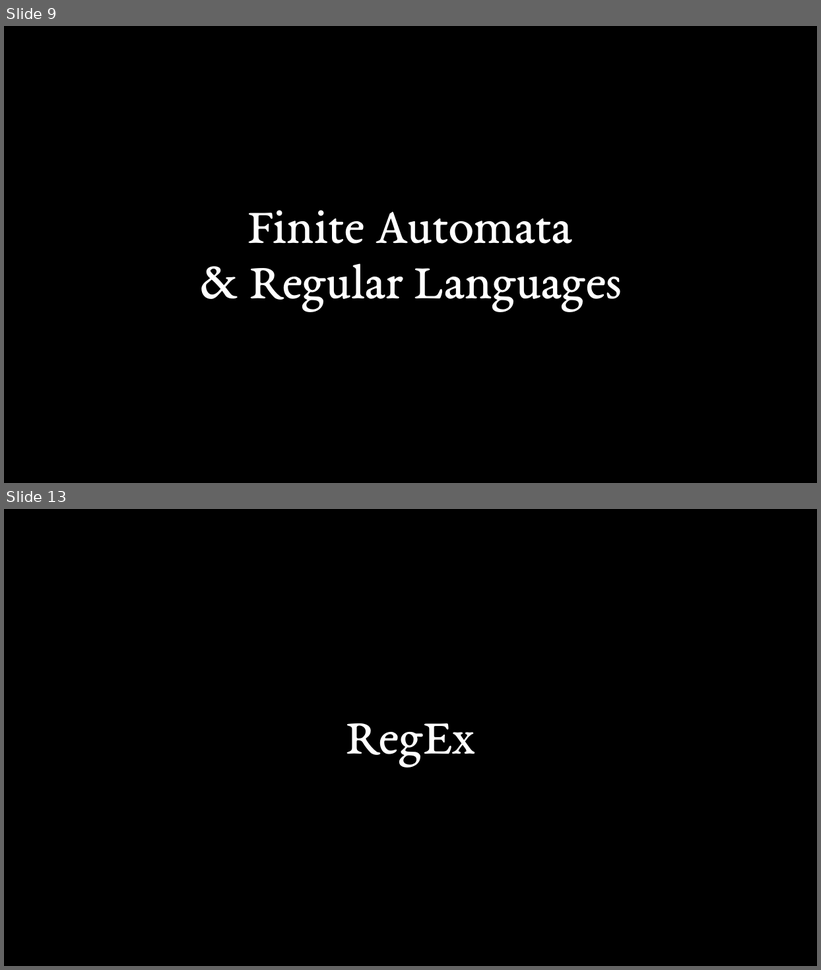
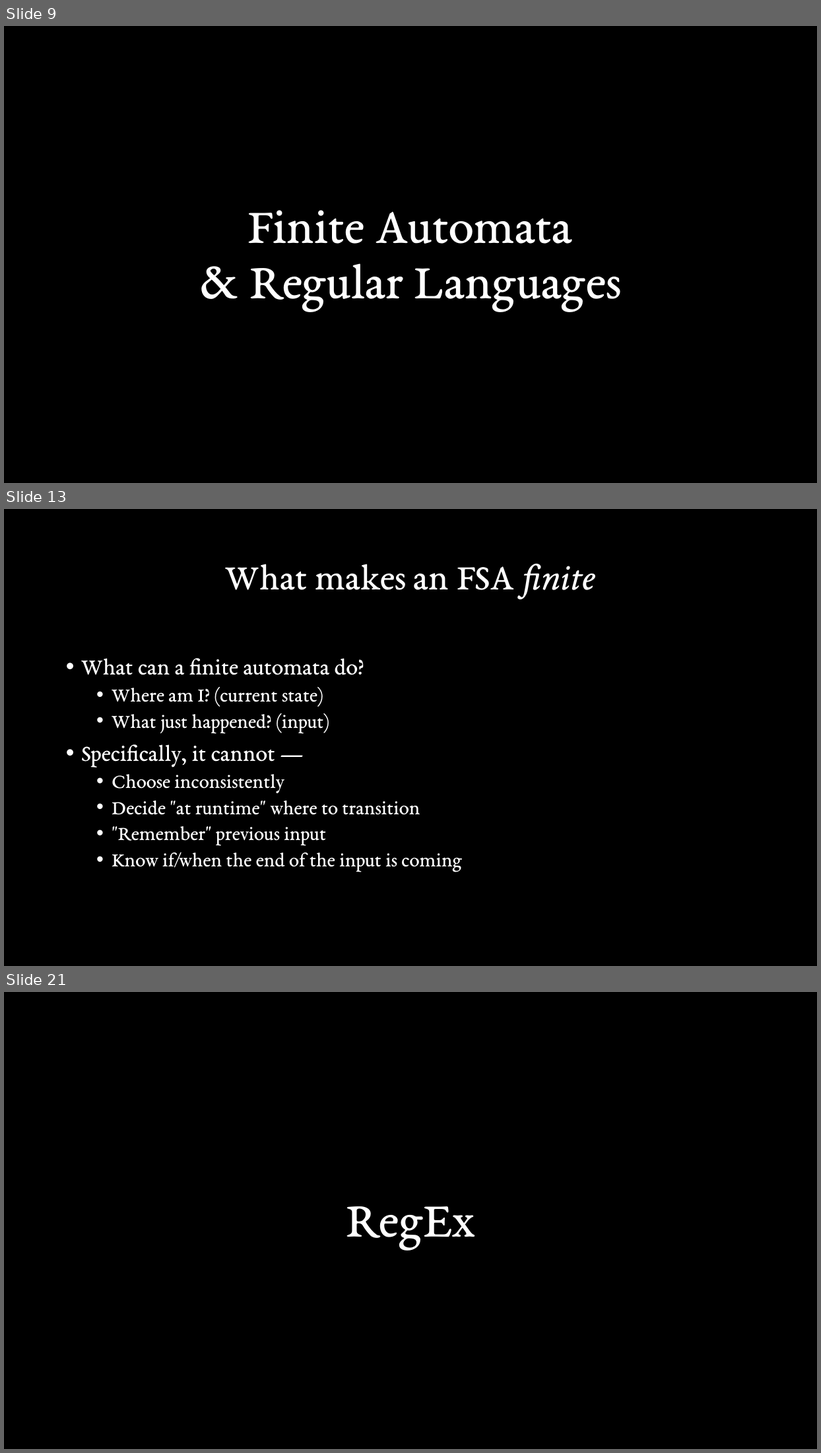
Before and after one commit to Stirling-USCC/state-machines-workshop, a slide deck: Presentation.pptx. Shown one above the other, each under a label of ours: slides 9 and 13 before the commit, slides 9, 13 and 21 after it; the slides between them are not shown. The pictures are 821x970 and 821x1453 pixels, drawn with LibreOffice and Linux fonts; fonts in the diff are those of the drawing. Boxes give left, top, right and bottom in pixels: in the first picture for what was removed or moved away, otherwise in the second. Text is boxed around its words. In the diff, an @@ line names an element or a change of style, - is before the commit and + after.

```diff
--- a/Presentation.pptx
+++ b/Presentation.pptx
@@ slide 13 added at [4, 509, 817, 966], background #000000 @@
@@ title added at [226, 563, 595, 599], 44 pt, text #FFFFFF @@
+What makes an FSA finite
@@ text added at [81, 658, 462, 872], 24 pt, text #FFFFFF @@
+• What can a finite automata do?
+  • Where am I? (current state)
+  • What just happened? (input)
+• Specifically, it cannot —
+  • Choose inconsistently
+  • Decide "at runtime" where to transition
+  • "Remember" previous input
+  • Know if/when the end of the input is coming
@@ what was slide 13 is now slide 21 @@
```
Also in this commit, not shown: 13 slides changed, 18 other slides added, 4 slides removed.
